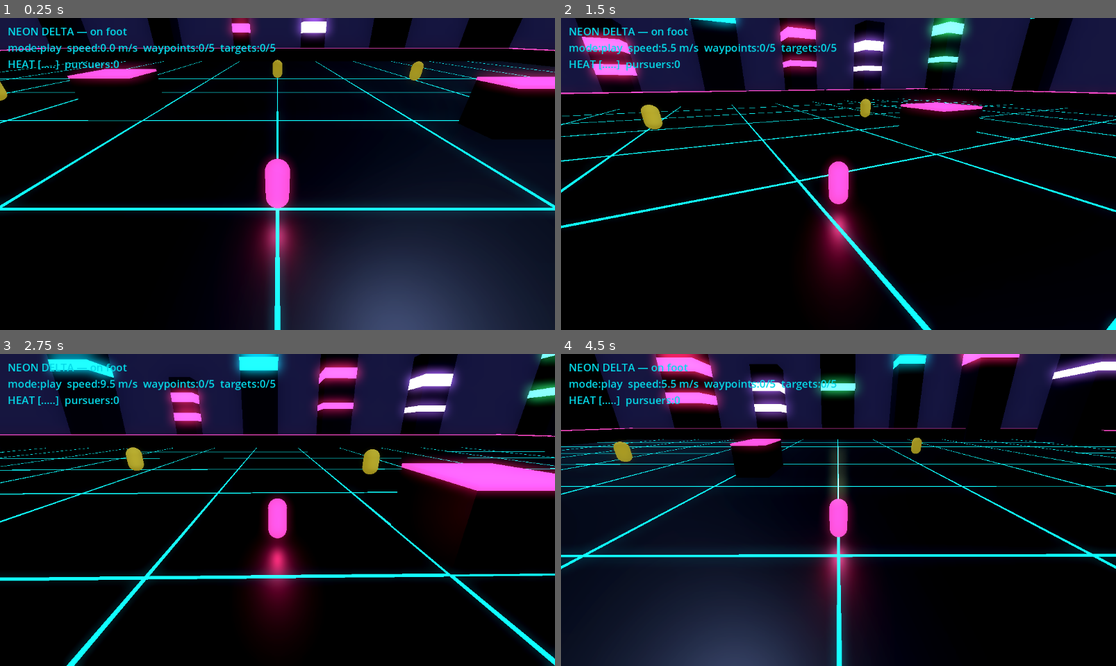
Above: before the commit, frames 1-4 (two rows, left to right).
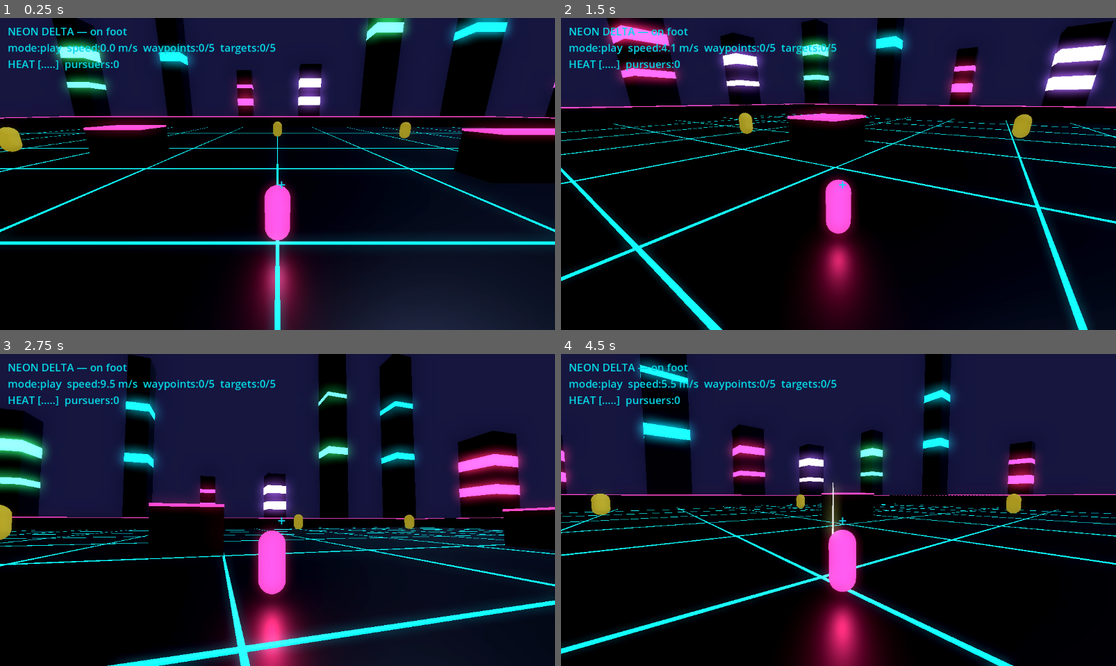
Above: after the commit, the same moments.

Repository: jaimepescht5-svg/Ge-te-Ay
Game: Godot game, scene res://Sandbox.tscn
Same seed, same stepped clock (60 frames per second), same inputs: the game is played once before the commit and once after it. This scene is started directly instead of the project's main scene.
Inputs (mouse positions are in pixels of both pictures, inside the frame that each line leads up to):
- Up to frame 1 (0.25 s): no input
- Up to frame 2 (1.5 s): tap Enter at 0.5 s; move the mouse to (960, 158) at 0.52 s; hold D (mv_right) 0.53-1.28 s; hold Shift (run) 0.53-1.28 s; click (960, 158) at 0.67 s; move the mouse to (727, 189) at 1.27 s; hold S (mv_back) from 1.28 s (still down); click (727, 189) at 1.35 s
- Up to frame 3 (2.75 s): tap Shift (run) at 1.55 s; move the mouse to (333, 441) at 2.02 s; release S (mv_back) at 2.03 s; hold D (mv_right) from 2.03 s (still down); hold Shift (run) from 2.03 s (still down); click (333, 441) at 2.17 s
- Up to frame 4 (4.5 s): move the mouse to (810, 572) at 2.77 s; release D (mv_right) at 2.78 s; release Shift (run) at 2.78 s; hold W (mv_fwd) 2.78-3.53 s; tap Shift (run) at 2.85, 4.35 s; click (810, 572) at 2.92 s; move the mouse to (1005, 556) at 3.52 s; hold Shift (run) 3.53-4.28 s; hold A (mv_left) from 3.53 s (still down); click (1005, 556) at 3.6 s; tap R (reset) at 4.15 s; move the mouse to (672, 463) at 4.27 s; click (672, 463) at 4.42 s

The runs differ from the first frame. In frame 1, 42% of the frame differs, in the area x 0-100%, y 0-100%; in frame 2, 31%; in frame 3, 58%; in frame 4, 62%.

Commit message:
Polish: mouse-look aiming, crosshair, and a gunshot sound (play mode)
Make the sandbox feel like a shooter to actually play:
- Mouse-look: captured mouse orbits a third-person cam; WASD is now
  camera-relative; you aim and shoot where you look. Esc frees the cursor.
- Centre crosshair.
- A gunshot SFX generated entirely in code (AudioStreamWAV noise burst, no
  asset files) plays on every shot.

All play-mode only — the bot/self-check don't read mouse or hear audio. The
human judges the feel (per this slice's philosophy). Verified: clean-checkout
self-check still PASSES 13/13 headless, and play mode boots without errors.

Co-Authored-By: Claude Opus 4.8 (1M context) <noreply@anthropic.com>
Claude-Session: https://claude.ai/code/session_01LL5RFKCgdxeYwnGtcJXjRL

Diff:
--- a/prototype/neon-delta-slice/scripts/sandbox.gd
+++ b/prototype/neon-delta-slice/scripts/sandbox.gd
@@ -72,6 +72,12 @@
 var pursuer_min_dist := INF
 var done_time := -1.0
 
+# ---- play-mode feel (mouse-look + audio); unused by bot/selfcheck ----
+const MOUSE_SENS := 0.0026
+var cam_yaw := 0.0
+var cam_pitch := -0.12
+var gun_player: AudioStreamPlayer
+
 # telemetry / state
 var sim_time := 0.0
 var next_capture := 0.0
@@ -114,7 +120,10 @@
 	_build_player()
 	_build_camera()
 	_build_hud()
+	_build_audio()
 	_setup_input()
+	if mode == "play":
+		Input.mouse_mode = Input.MOUSE_MODE_CAPTURED
 
 	# a square patrol the bot walks (also the human-readable "goal" in play mode)
 	waypoints = [
@@ -370,6 +379,41 @@
 	hud.add_theme_font_size_override("font_size", 22)
 	hud.add_theme_color_override("font_color", Color(0.02, 0.85, 0.91))
 	layer.add_child(hud)
+	# centre crosshair
+	var cross := Label.new()
+	cross.text = "+"
+	cross.add_theme_font_size_override("font_size", 30)
+	cross.add_theme_color_override("font_color", Color(0.05, 0.85, 0.95))
+	cross.set_anchors_preset(Control.PRESET_CENTER)
+	cross.horizontal_alignment = HORIZONTAL_ALIGNMENT_CENTER
+	cross.vertical_alignment = VERTICAL_ALIGNMENT_CENTER
+	layer.add_child(cross)
+
+func _build_audio() -> void:
+	gun_player = AudioStreamPlayer.new()
+	gun_player.stream = _make_gunshot()
+	gun_player.volume_db = -7.0
+	add_child(gun_player)
+
+func _make_gunshot() -> AudioStreamWAV:
+	# a short noise burst with a fast decay — generated in code (no asset files).
+	var sr := 22050
+	var n := int(sr * 0.14)
+	var data := PackedByteArray()
+	data.resize(n * 2)
+	for i in range(n):
+		var t := float(i) / float(n)
+		var env := pow(1.0 - t, 2.2)
+		var s := (randf() * 2.0 - 1.0) * env * 0.7
+		var v := int(clampf(s, -1.0, 1.0) * 32767.0)
+		data[i * 2] = v & 0xff
+		data[i * 2 + 1] = (v >> 8) & 0xff
+	var st := AudioStreamWAV.new()
+	st.format = AudioStreamWAV.FORMAT_16_BITS
+	st.mix_rate = sr
+	st.stereo = false
+	st.data = data
+	return st
 
 func _setup_input() -> void:
 	for action in ["mv_fwd", "mv_back", "mv_left", "mv_right", "run", "reset", "fire"]:
@@ -407,6 +451,8 @@
 	# aim: bot supplies an explicit aim vector; the player aims along facing.
 	if c.has("aim"):
 		aim_dir = c["aim"]
+	elif mode == "play":
+		aim_dir = _cam_aim()
 	else:
 		aim_dir = Vector3(sin(player_yaw), 0, cos(player_yaw))
 	if c.get("fire", false):
@@ -427,19 +473,34 @@
 		if sim_time >= selfcheck_seconds or observed:
 			_finish_selfcheck()
 
+func _unhandled_input(event: InputEvent) -> void:
+	if mode != "play":
+		return
+	if event is InputEventMouseMotion and Input.mouse_mode == Input.MOUSE_MODE_CAPTURED:
+		cam_yaw -= event.relative.x * MOUSE_SENS
+		cam_pitch = clampf(cam_pitch - event.relative.y * MOUSE_SENS, -1.2, 0.5)
+	elif event is InputEventKey and event.pressed and event.keycode == KEY_ESCAPE:
+		Input.mouse_mode = Input.MOUSE_MODE_VISIBLE if Input.mouse_mode == Input.MOUSE_MODE_CAPTURED else Input.MOUSE_MODE_CAPTURED
+
 func _player_controls() -> Dictionary:
-	var mv := Vector2.ZERO
-	mv.y -= Input.get_action_strength("mv_fwd")
-	mv.y += Input.get_action_strength("mv_back")
-	mv.x -= Input.get_action_strength("mv_left")
-	mv.x += Input.get_action_strength("mv_right")
-	if mv.length() > 1.0:
-		mv = mv.normalized()
-	return {"move": mv, "run": Input.is_action_pressed("run"),
+	# camera-relative movement so WASD follows where you're looking
+	var f := Input.get_action_strength("mv_fwd") - Input.get_action_strength("mv_back")
+	var s := Input.get_action_strength("mv_right") - Input.get_action_strength("mv_left")
+	var forward := Vector2(sin(cam_yaw), cos(cam_yaw))
+	var right := Vector2(cos(cam_yaw), -sin(cam_yaw))
+	var wish := forward * f + right * s
+	if wish.length() > 1.0:
+		wish = wish.normalized()
+	return {"move": wish, "run": Input.is_action_pressed("run"),
 			"fire": Input.is_action_just_pressed("fire")}
+
+func _cam_aim() -> Vector3:
+	return Vector3(sin(cam_yaw) * cos(cam_pitch), sin(cam_pitch), cos(cam_yaw) * cos(cam_pitch)).normalized()
 
 func _shoot() -> void:
 	shots_fired += 1
+	if gun_player != null:
+		gun_player.play()
 	var from := player.global_position + Vector3.UP * 1.2 + aim_dir * 0.6
 	var to := from + aim_dir * GUN_RANGE
 	var space := get_world_3d().direct_space_state
@@ -599,6 +660,16 @@
 	if cam == null or player == null:
 		return
 	var p := player.global_position
+	if mode == "play":
+		# mouse-look orbit: third-person behind the look direction
+		var back := Vector3(-sin(cam_yaw), 0, -cos(cam_yaw))
+		var height: float = 3.2 - cam_pitch * 4.5
+		var target := p + back * 6.5 + Vector3.UP * height
+		cam.global_position = cam.global_position.lerp(target, 0.3)
+		cam.look_at(p + Vector3.UP * 1.4 + _cam_aim() * 5.0, Vector3.UP)
+		player.rotation.y = cam_yaw
+		player_yaw = cam_yaw
+		return
 	var back := Vector3(-sin(player_yaw), 0, -cos(player_yaw))
 	var target := p + back * 8.0 + Vector3.UP * 4.6
 	cam.global_position = cam.global_position.lerp(target, 0.14)
